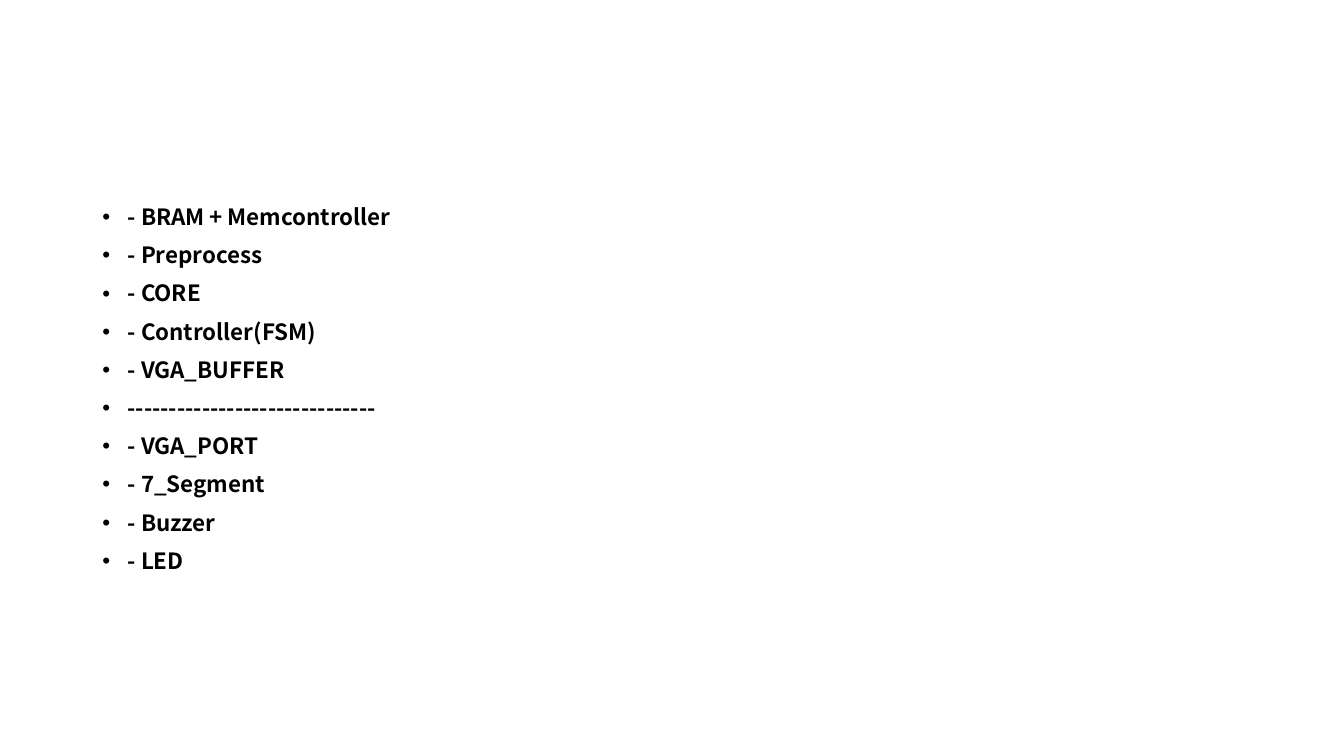
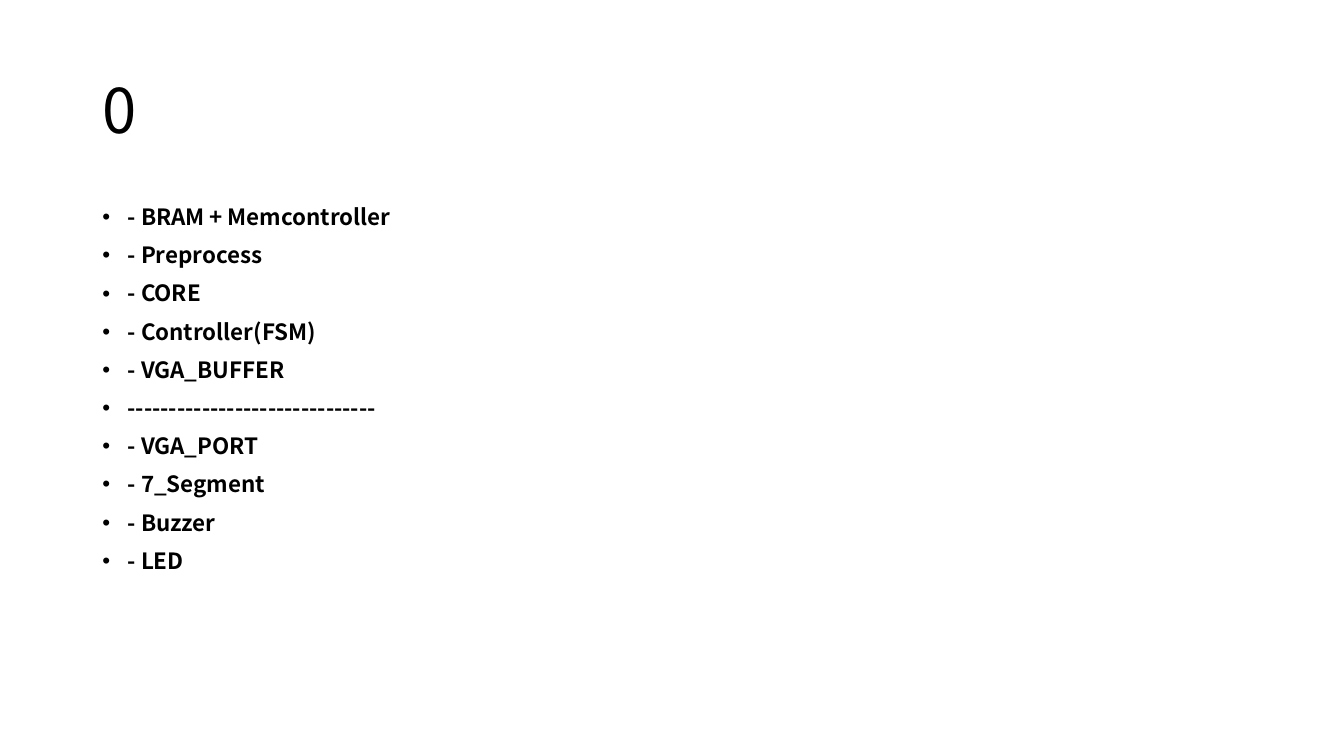
Before and after one commit to YongCastle/ICE2005_42, a slide deck: slide 9 of Plan.pptx (slide 10 before the commit). Drawn at 1344x756 pixels with LibreOffice and Linux fonts; fonts in the diff are those of the drawing. Boxes give left, top, right and bottom in pixels: in the first picture for what was removed or moved away, otherwise in the second. Text is boxed around its words. In the diff, an @@ line names an element or a change of style, - is before the commit and + after.

```diff
--- a/Plan.pptx
+++ b/Plan.pptx
@@ title added at [102, 87, 136, 134], 44 pt, text #000000 @@
+0
```
Also in this commit, not shown: 1 other slide changed, 1 slide added, 7 other files.
